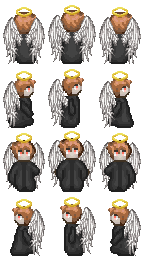
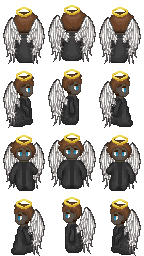
Layers edited between the first and the second 144 x 256 image:
painted on "halo" over [left=16, top=131, right=128, bottom=145]
painted on "wings-front" over [left=3, top=15, right=141, bottom=256]
added layer "hair" above "robes-royal" over [left=10, top=9, right=134, bottom=224]
removed layer "robes-black" over [left=8, top=32, right=136, bottom=256]
added layer "robe" above "base" over [left=9, top=32, right=135, bottom=255]
painted on "base" over [left=10, top=10, right=134, bottom=256]
painted on "wings-rear" over [left=3, top=140, right=141, bottom=189]
